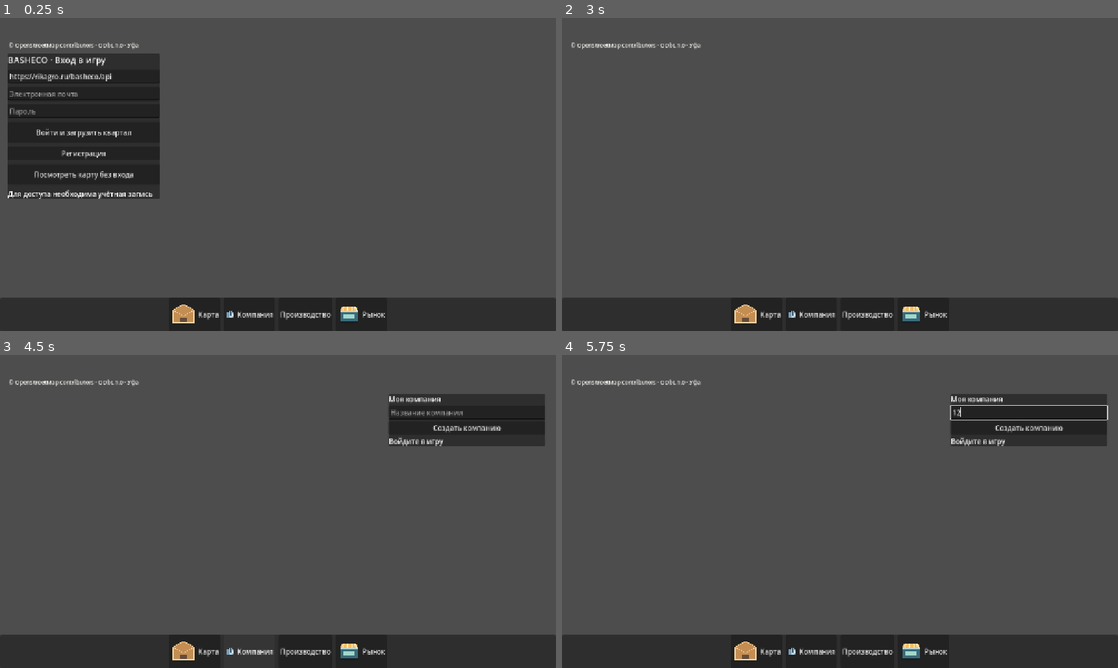
Above: before the commit, frames 1-4 (two rows, left to right).
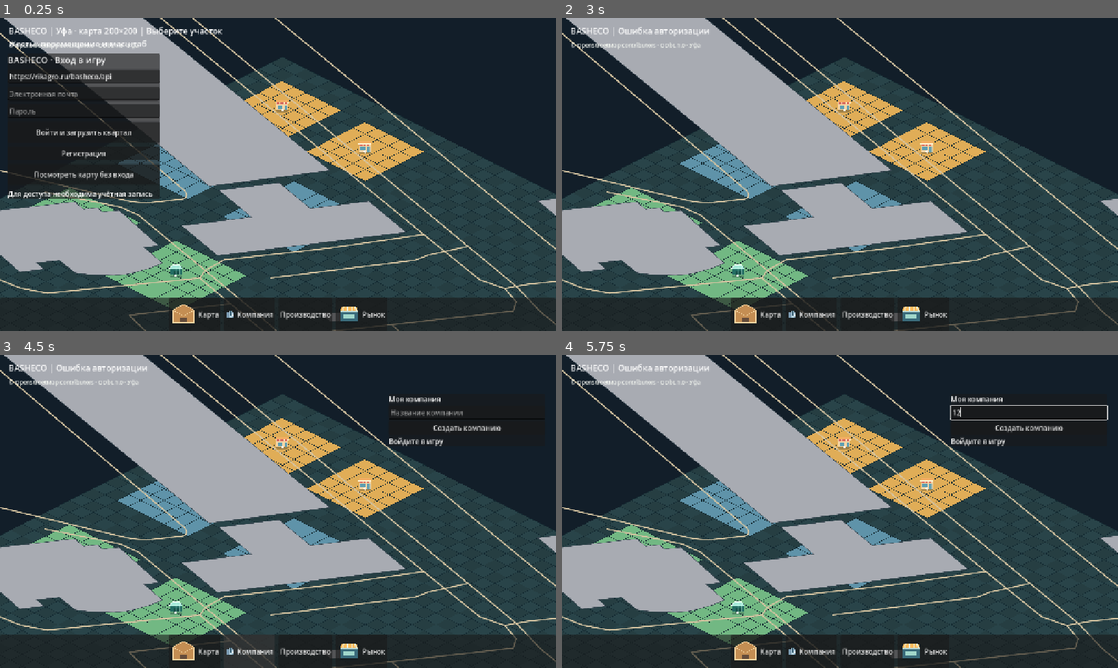
Above: after the commit, the same moments.

Repository: maillunex-lang/basheco
Game: Godot game, scene res://scenes/world.tscn
The game is run twice, just before and just after one commit, with the same random seed, the same clock (stepped at 60 frames per second) and the same inputs.
Inputs (mouse positions are in pixels of both pictures, inside the frame that each line leads up to):
- Up to frame 1 (0.25 s): no input
- Up to frame 2 (3 s): click (645, 93) at 0.52 s; type "12" at 0.6 s; click (645, 111) at 0.75 s; type "12" at 0.83 s; click "Войти и загрузить квартал" at 1.25 s; click "Регистрация" at 2 s; click "Посмотреть карту без входа" at 2.75 s
- Up to frame 3 (4.5 s): click "Карта" at 3.5 s; click "Компания" at 4.25 s
- Up to frame 4 (5.75 s): click (1029, 411) at 5.02 s; type "12" at 5.1 s

The runs differ from the first frame. In frame 1, 78% of the frame differs, in the area x 0-100%, y 0-100%; in frame 2, 89%; in frame 3, 84%; in frame 4, 84%.
Error before the commit: Parse Error: Cannot infer the type of "local" variable because the value doesn't have a set type. (res://scripts/world.gd:104)

Commit message:
fix(godot): explicitly type inverse-isometric viewport coordinates

Diff:
--- a/client/scripts/world.gd
+++ b/client/scripts/world.gd
@@ -101,9 +101,9 @@
     var max_x := 0.0
     var max_y := 0.0
     for corner in [Vector2.ZERO, Vector2(screen.x, 0), Vector2(0, screen.y), screen]:
-        var local := (corner - camera_offset) / zoom_level
-        var tx := local.x / TILE_W + local.y / TILE_H
-        var ty := local.y / TILE_H - local.x / TILE_W
+        var local: Vector2 = (corner - camera_offset) / zoom_level
+        var tx: float = local.x / TILE_W + local.y / TILE_H
+        var ty: float = local.y / TILE_H - local.x / TILE_W
         min_x = minf(min_x, tx)
         min_y = minf(min_y, ty)
         max_x = maxf(max_x, tx)
